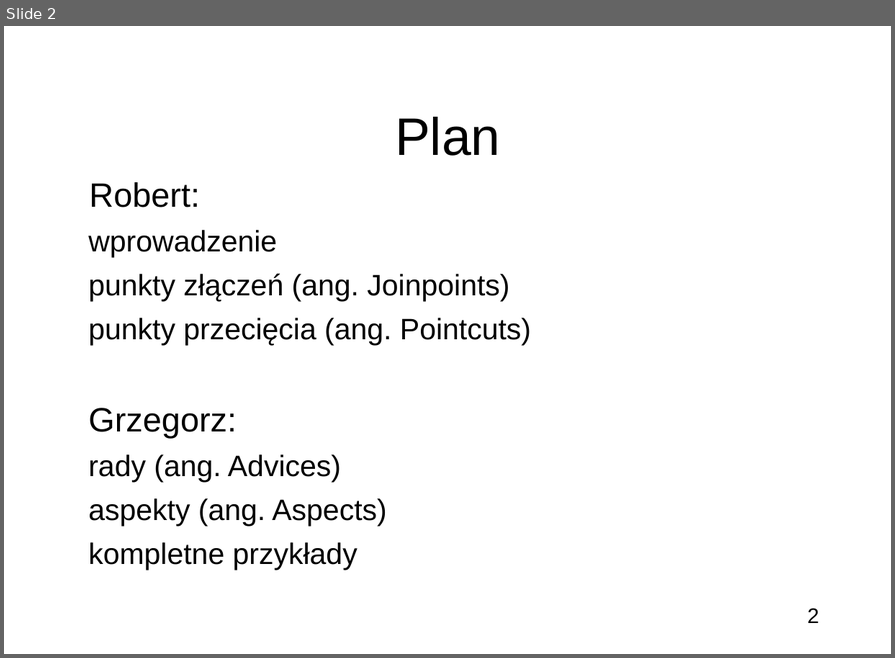
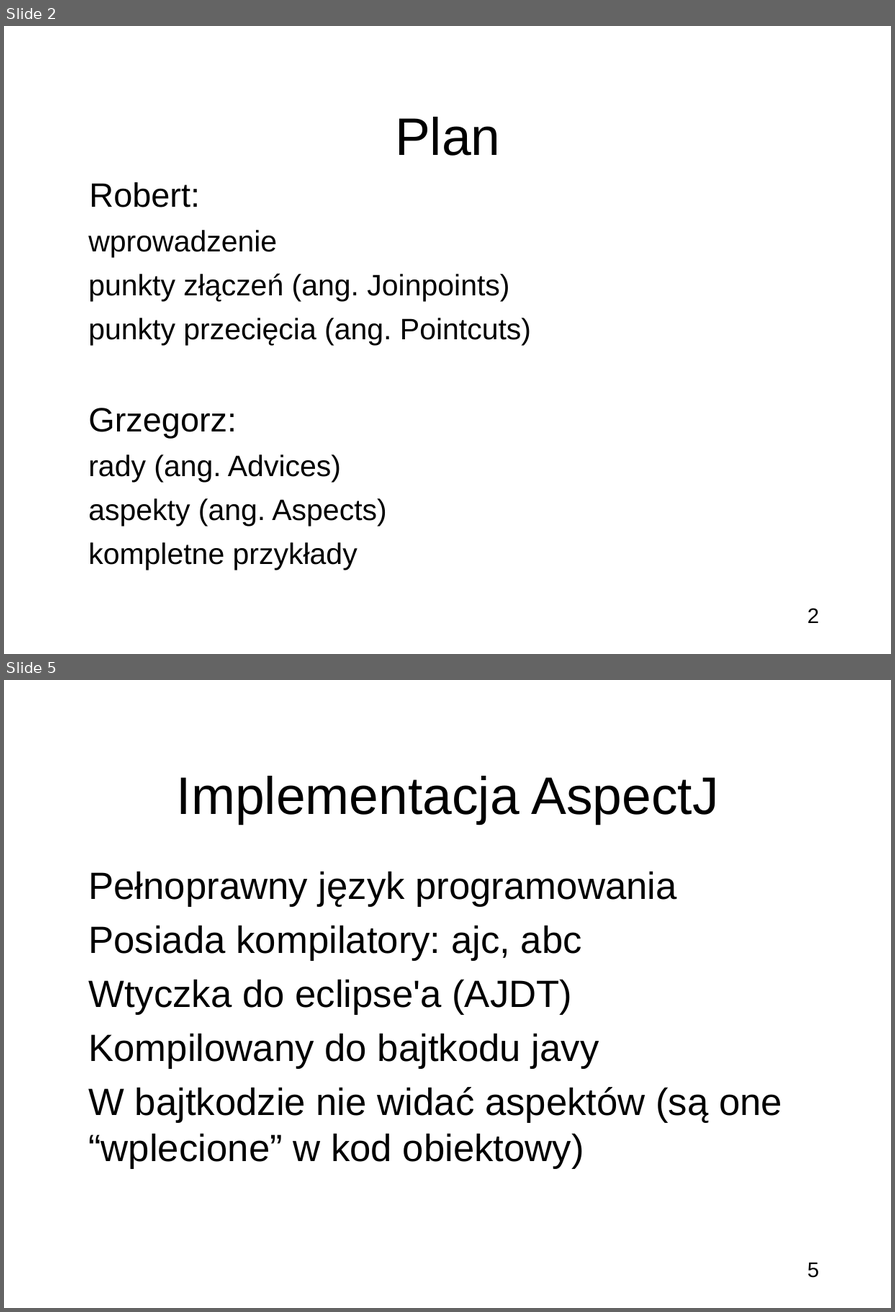
Before and after one commit to bercik/zti_seminar, a slide deck: prezentacja.odp. Shown one above the other, each under a label of ours: slide 2 before the commit, slides 2 and 5 after it; the slides between them are not shown. The pictures are 895x658 and 895x1312 pixels, drawn with LibreOffice and Linux fonts; fonts in the diff are those of the drawing; background and template pictures are left out. Boxes give left, top, right and bottom in pixels: in the first picture for what was removed or moved away, otherwise in the second. Text is boxed around its words. In the diff, an @@ line names an element or a change of style, - is before the commit and + after.

```diff
--- a/prezentacja.odp
+++ b/prezentacja.odp
@@ slide 5 added at [4, 680, 891, 1308], background picture (left out); not listed: 1 template element that a slide beside it also shows @@
@@ title added at [177, 776, 718, 824], 50 pt, text #000000 @@
+Implementacja AspectJ
@@ subtitle added at [88, 871, 782, 1168], 36 pt, text #000000 @@
+● Pełnoprawny język programowania
+● Posiada kompilatory: ajc, abc
+● Wtyczka do eclipse'a (AJDT)
+● Kompilowany do bajtkodu javy
+● W bajtkodzie nie widać aspektów (są one “wplecione” w kod obiektowy)
```
Also in this commit, not shown: 5 other slides added, 2 slides removed.
